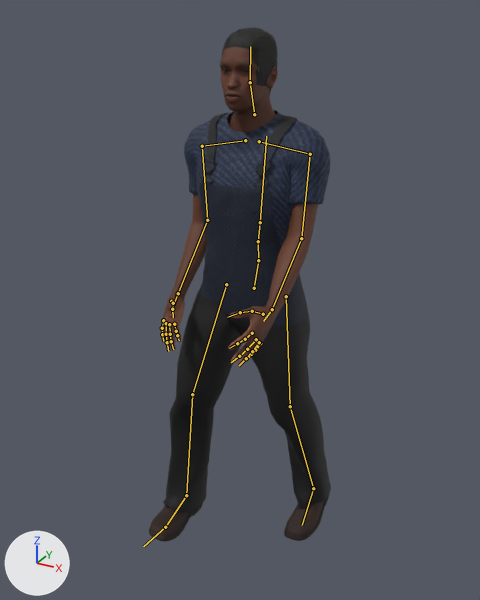
A saved change to the glTF model public/models/npcs/yeoville-car-guard.glb.
Both versions are drawn from a camera (50 mm lens) standing at (0.942, -1.819, 1.795) and looking at (-0.042, -0.03, 0.901). Lighting does not change. The marker at lower left points along +X, +Y and +Z. The picture after the commit comes second. Both versions are drawn at frame 11 of the action 'walk'; the numbers are the values there. The bones that change, and the others that lie on the model, are drawn over the model as lines.

In view in the first picture: 'EyesMesh', 'HairShoesMesh', 'OutfitMesh', 'SkinMesh'.
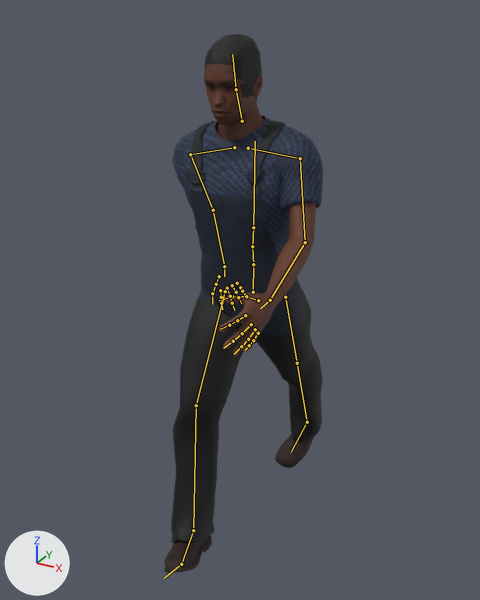
What differs and where, as boxes (x1, y1, x2, y2) in the pictures (480 x 600 px):
```json
{"object": "OutfitMesh", "change": "posed", "before": [163, 110, 331, 513], "after": [171, 116, 323, 542], "on screen": "9% narrower"}
{"object": "SkinMesh", "change": "posed", "before": [161, 47, 318, 367], "after": [204, 64, 316, 356]}
{"object": "HairShoesMesh", "change": "posed", "before": [149, 27, 330, 542], "after": [164, 34, 314, 573], "on screen": "17% narrower"}
{"object": "EyesMesh", "change": "posed", "before": [223, 69, 249, 72], "after": [208, 86, 233, 89]}
{"bone": "Hips", "before": "(254, 288) to (258, 260)", "after": "(253, 292) to (253, 264)"}
{"bone": "Spine", "before": "(258, 260) to (258, 241)", "after": "(253, 264) to (252, 246)"}
{"bone": "Chest", "before": "(258, 241) to (260, 222)", "after": "(252, 246) to (253, 227)"}
{"bone": "UpperArm_L", "before": "(310, 154) to (301, 238)", "after": "(300, 158) to (305, 242)"}
{"bone": "LowerArm_L", "before": "(301, 238) to (272, 309)", "after": "(305, 242) to (270, 300)"}
{"bone": "UpperArm_R", "before": "(202, 146) to (207, 220)", "after": "(190, 154) to (213, 210)"}
{"bone": "LowerArm_R", "before": "(207, 220) to (178, 293)", "after": "(213, 210) to (224, 266)"}
{"bone": "Head", "before": "(250, 82) to (250, 46)", "after": "(236, 89) to (232, 54)"}
{"bone": "UpperLeg_L", "before": "(286, 296) to (290, 406)", "after": "(285, 297) to (297, 363)"}
{"bone": "LowerLeg_L", "before": "(290, 406) to (313, 488)", "after": "(297, 363) to (307, 422)"}
{"bone": "Foot_L", "before": "(313, 488) to (302, 525)", "after": "(307, 422) to (291, 452)"}
{"bone": "UpperLeg_R", "before": "(226, 284) to (192, 394)", "after": "(225, 291) to (196, 405)"}
{"bone": "LowerLeg_R", "before": "(192, 394) to (186, 495)", "after": "(196, 405) to (193, 530)"}
{"bone": "Foot_R", "before": "(186, 495) to (165, 527)", "after": "(193, 530) to (181, 564)"}
```

Scene script edits in JSON lines:
```json
{"block": "bone_hips", "where": "bone_hips = bpy.data.objects['Npc_yeoville-car-guard'].pose.bones['Hips']  # child of 'Root'"}
{"op": "set", "path": "bone_hips.location", "old": "(0.0, 0.0, 0.0)", "new": "(-0.005, -0.016, -0.006)"}
{"op": "set", "path": "bone_hips.rotation_quaternion", "old": "(1.0, 0.0, -0.005, 0.004)", "new": "(0.997, 0.053, 0.015, 0.053)", "note": "degrees (0, -1, 0) -> degrees (6, 1, 6)"}
{"block": "bone_spine", "where": "bone_spine = bpy.data.objects['Npc_yeoville-car-guard'].pose.bones['Spine']  # child of 'Hips'"}
{"op": "set", "path": "bone_spine.rotation_quaternion", "old": "(1.0, -0.009, 0.0, -0.008)", "new": "(0.998, -0.026, -0.017, -0.05)", "note": "degrees (-1, 0, -1) -> degrees (-3, -2, -6)"}
{"block": "bone_chest", "where": "bone_chest = bpy.data.objects['Npc_yeoville-car-guard'].pose.bones['Chest']  # child of 'Spine'"}
{"op": "set", "path": "bone_chest.rotation_quaternion", "old": "(1.0, -0.013, 0.0, 0.016)", "new": "(0.999, -0.026, -0.011, 0.034)", "note": "degrees (-1, 0, 2) -> degrees (-3, -1, 4)"}
{"block": "bone_upperarm_l", "where": "bone_upperarm_l = bpy.data.objects['Npc_yeoville-car-guard'].pose.bones['UpperArm_L']  # child of 'clavicle_l'"}
{"op": "set", "path": "bone_upperarm_l.rotation_quaternion", "old": "(0.933, 0.068, -0.025, -0.351)", "new": "(0.95, 0.195, 0.008, -0.242)", "note": "degrees (8, 0, -41) -> degrees (22, 6, -27)"}
{"block": "bone_lowerarm_l", "where": "bone_lowerarm_l = bpy.data.objects['Npc_yeoville-car-guard'].pose.bones['LowerArm_L']  # child of 'UpperArm_L'"}
{"op": "set", "path": "bone_lowerarm_l.rotation_quaternion", "old": "(1.0, 0.0, 0.0, 0.0)", "new": "(0.999, 0.035, -0.017, -0.006)", "note": "degrees (0, 0, 0) -> degrees (4, -2, -1)"}
{"block": "bone_upperarm_r", "where": "bone_upperarm_r = bpy.data.objects['Npc_yeoville-car-guard'].pose.bones['UpperArm_R']  # child of 'clavicle_r'"}
{"op": "set", "path": "bone_upperarm_r.rotation_quaternion", "old": "(0.933, -0.068, -0.025, 0.351)", "new": "(0.869, -0.37, 0.267, 0.189)", "note": "degrees (-8, 0, 41) -> degrees (-43, 37, 9)"}
{"block": "bone_lowerarm_r", "where": "bone_lowerarm_r = bpy.data.objects['Npc_yeoville-car-guard'].pose.bones['LowerArm_R']  # child of 'UpperArm_R'"}
{"op": "set", "path": "bone_lowerarm_r.rotation_quaternion", "old": "(1.0, 0.0, 0.0, 0.0)", "new": "(0.946, -0.322, 0.028, 0.036)", "note": "degrees (0, 0, 0) -> degrees (-38, 4, 3)"}
{"block": "bone_head", "where": "bone_head = bpy.data.objects['Npc_yeoville-car-guard'].pose.bones['Head']  # child of 'neck_01'"}
{"op": "set", "path": "bone_head.rotation_quaternion", "old": "(1.0, 0.003, 0.0, -0.005)", "new": "(0.995, 0.098, -0.016, -0.022)", "note": "degrees (0, 0, -1) -> degrees (11, -2, -3)"}
{"block": "bone_upperleg_l", "where": "bone_upperleg_l = bpy.data.objects['Npc_yeoville-car-guard'].pose.bones['UpperLeg_L']  # child of 'Hips'"}
{"op": "set", "path": "bone_upperleg_l.rotation_quaternion", "old": "(-1.0, -0.009, 0.0, -0.002)", "new": "(-0.963, -0.266, -0.023, -0.001)", "note": "degrees (1, 0, 0) -> degrees (31, 2, 1)"}
{"block": "bone_lowerleg_l", "where": "bone_lowerleg_l = bpy.data.objects['Npc_yeoville-car-guard'].pose.bones['LowerLeg_L']  # child of 'UpperLeg_L'"}
{"op": "set", "path": "bone_lowerleg_l.rotation_quaternion", "old": "(0.991, 0.134, 0.013, 0.001)", "new": "(0.998, -0.061, 0.0, -0.001)", "note": "degrees (15, 1, 0) -> degrees (-7, 0, 0)"}
{"block": "bone_foot_l", "where": "bone_foot_l = bpy.data.objects['Npc_yeoville-car-guard'].pose.bones['Foot_L']  # child of 'LowerLeg_L'"}
{"op": "set", "path": "bone_foot_l.rotation_quaternion", "old": "(0.999, -0.038, -0.003, -0.003)", "new": "(0.99, 0.014, -0.09, 0.102)", "note": "degrees (-4, 0, 0) -> degrees (1, -10, 12)"}
{"block": "bone_upperleg_r", "where": "bone_upperleg_r = bpy.data.objects['Npc_yeoville-car-guard'].pose.bones['UpperLeg_R']  # child of 'Hips'"}
{"op": "set", "path": "bone_upperleg_r.rotation_quaternion", "old": "(0.983, -0.166, 0.018, -0.077)", "new": "(0.942, -0.288, 0.019, -0.173)", "note": "degrees (-19, 1, -9) -> degrees (-33, -4, -20)"}
{"block": "bone_lowerleg_r", "where": "bone_lowerleg_r = bpy.data.objects['Npc_yeoville-car-guard'].pose.bones['LowerLeg_R']  # child of 'UpperLeg_R'"}
{"op": "set", "path": "bone_lowerleg_r.rotation_quaternion", "old": "(0.985, 0.17, -0.018, 0.0)", "new": "(0.984, 0.18, 0.0, -0.003)", "note": "degrees (20, -2, 0) -> degrees (21, 0, 0)"}
{"block": "bone_foot_r", "where": "bone_foot_r = bpy.data.objects['Npc_yeoville-car-guard'].pose.bones['Foot_R']  # child of 'LowerLeg_R'"}
{"op": "set", "path": "bone_foot_r.rotation_quaternion", "old": "(0.999, -0.049, 0.003, 0.0)", "new": "(0.987, -0.059, 0.088, -0.115)", "note": "degrees (-6, 0, 0) -> degrees (-8, 9, -14)"}
```
